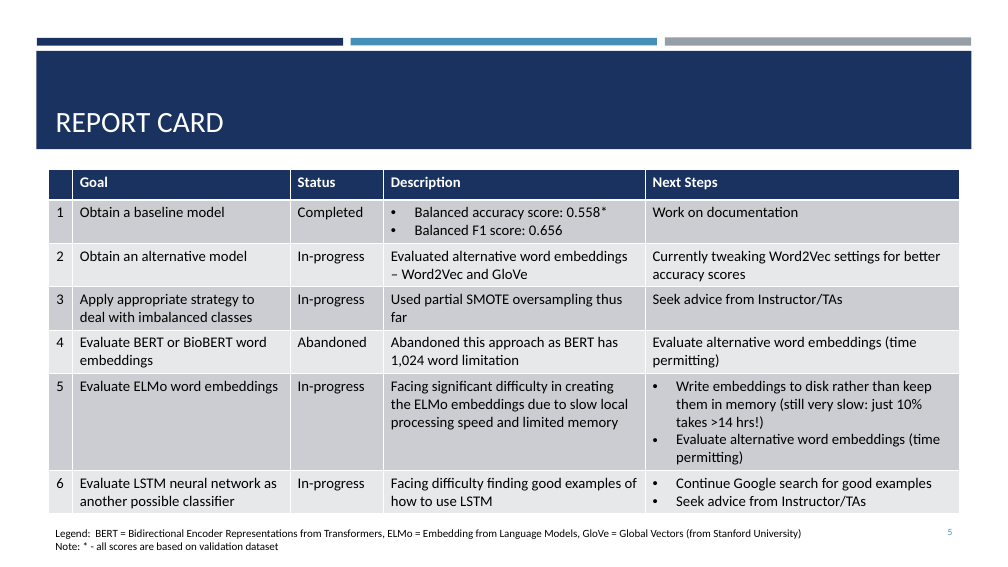
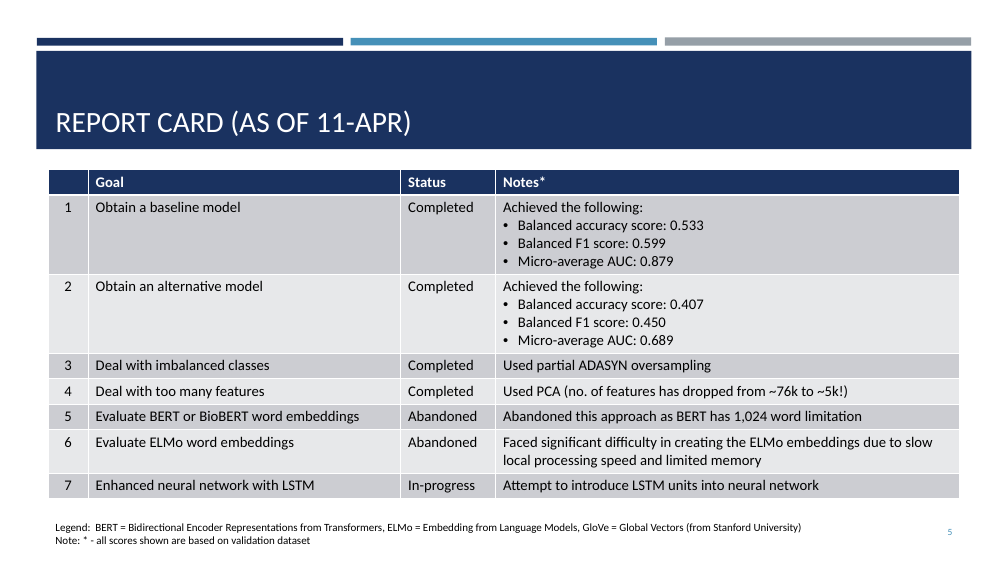
Before and after one commit to yuchye/Capstone, a slide deck: slide 5 of Capstone_Presentation.pptx. Drawn at 1008x567 pixels with LibreOffice and Linux fonts; fonts in the diff are those of the drawing. Boxes give left, top, right and bottom in pixels: in the first picture for what was removed or moved away, otherwise in the second. Text is boxed around its words. In the diff, an @@ line names an element or a change of style, - is before the commit and + after.

```diff
--- a/Capstone_Presentation.pptx
+++ b/Capstone_Presentation.pptx
@@ title at bbox=[56, 110, 412, 136]: text changed @@
-REPORT CARD
+REPORT CARD (AS OF 11-APR)
@@ table at bbox=[48, 169, 960, 497] @@
- | Goal | Status | Description | Next Steps
-1 | Obtain a baseline model | Completed | Balanced accuracy score: 0.558* / Balanced F1 score: 0.656 | Work on documentation
-2 | Obtain an alternative model | In-progress | Evaluated alternative word embeddings – Word2Vec and GloVe | Currently tweaking Word2Vec settings for better accuracy scores
-3 | Apply appropriate strategy to deal with imbalanced classes | In-progress | Used partial SMOTE oversampling thus far | Seek advice from Instructor/TAs
-4 | Evaluate BERT or BioBERT word embeddings | Abandoned | Abandoned this approach as BERT has 1,024 word limitation | Evaluate alternative word embeddings (time permitting)
-5 | Evaluate ELMo word embeddings | In-progress | Facing significant difficulty in creating the ELMo embeddings due to slow local processing speed and limited memory | Write embeddings to disk rather than keep them in memory (still very slow: just 10% takes >14 hrs!) / Evaluate alternative word embeddings (time permitting)
-6 | Evaluate LSTM neural network as another possible classifier | In-progress | Facing difficulty finding good examples of how to use LSTM | Continue Google search for good examples / Seek advice from Instructor/TAs
+ | Goal | Status | Notes*
+1 | Obtain a baseline model | Completed | Achieved the following: / Balanced accuracy score: 0.533 / Balanced F1 score: 0.599 / Micro-average AUC: 0.879
+2 | Obtain an alternative model | Completed | Achieved the following: / Balanced accuracy score: 0.407 / Balanced F1 score: 0.450 / Micro-average AUC: 0.689
+3 | Deal with imbalanced classes | Completed | Used partial ADASYN oversampling
+4 | Deal with too many features | Completed | Used PCA (no. of features has dropped from ~76k to ~5k!)
+5 | Evaluate BERT or BioBERT word embeddings | Abandoned | Abandoned this approach as BERT has 1,024 word limitation
+6 | Evaluate ELMo word embeddings | Abandoned | Faced significant difficulty in creating the ELMo embeddings due to slow local processing speed and limited memory
+7 | Enhanced neural network with LSTM | In-progress | Attempt to introduce LSTM units into neural network
@@ text at bbox=[55, 536, 310, 544]: text changed @@
-Note: * - all scores are based on validation dataset
+Note: * - all scores shown are based on validation dataset
```
Also in this commit, not shown: 4 other slides changed, 23 other files.
